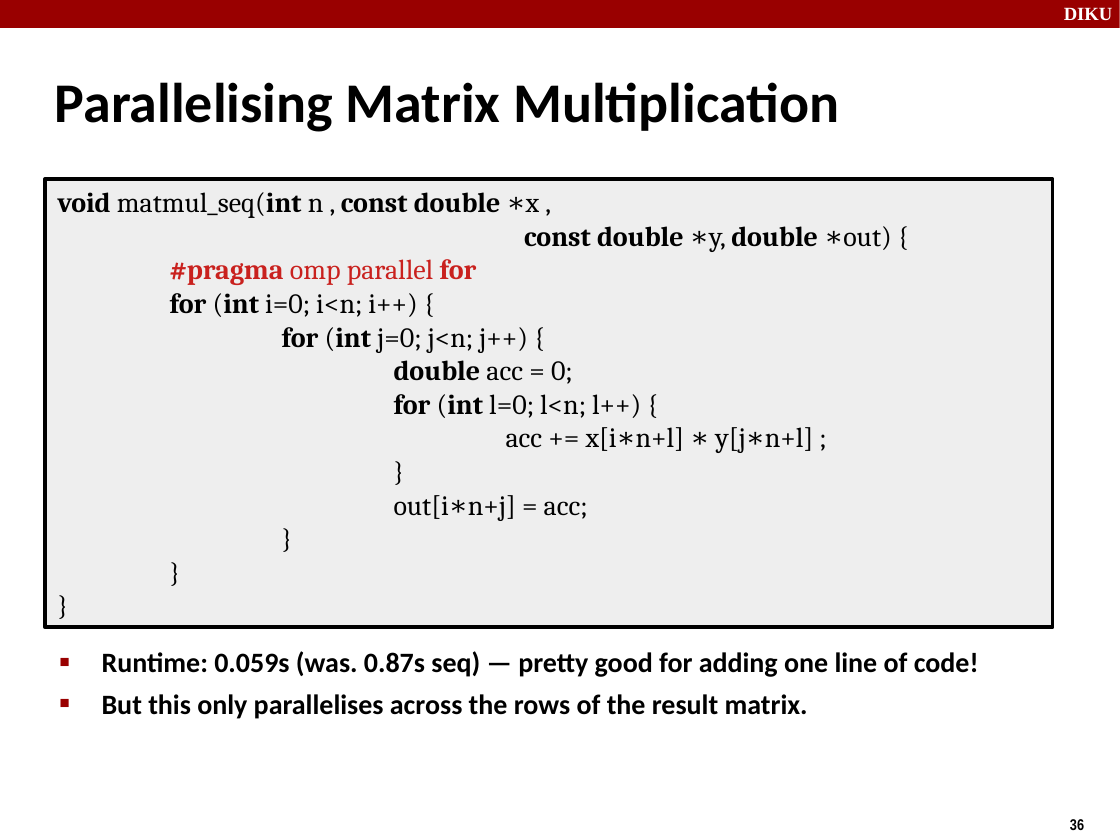
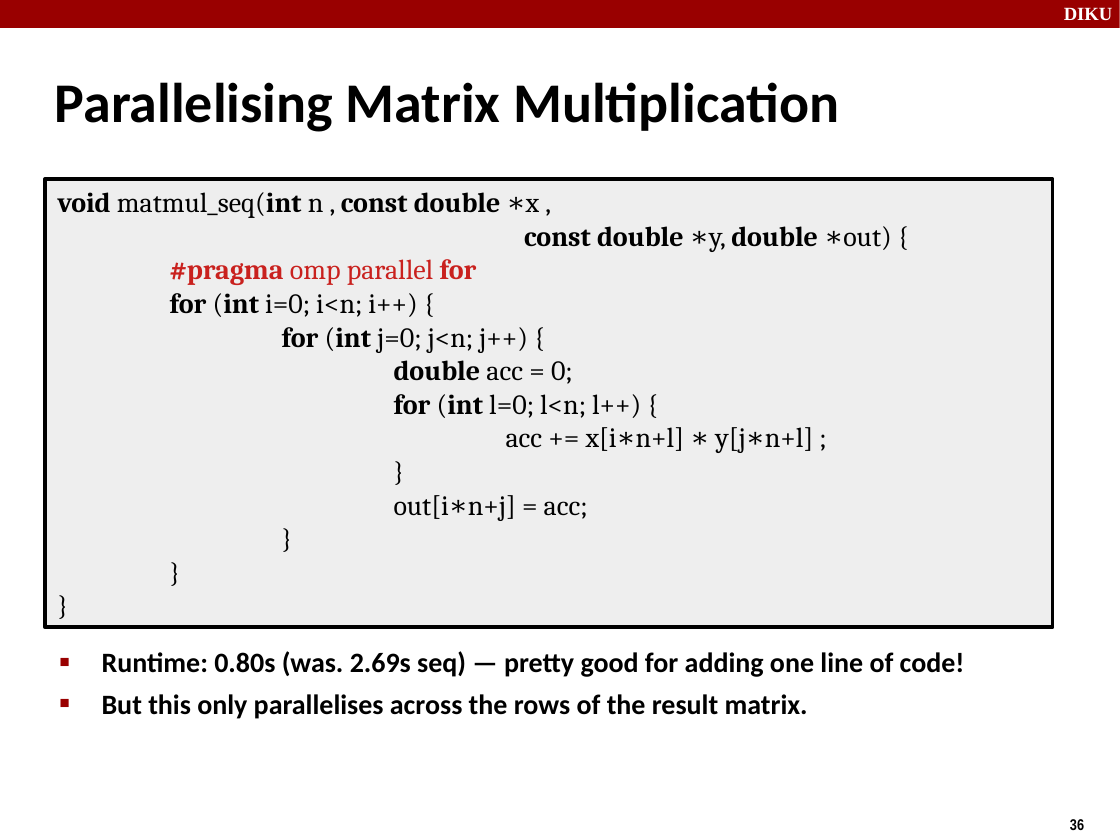
Before and after one commit to diku-dk/hpps-e2021-pub, a slide deck: slide 36 of material/6-l-2/concurrent programming I.odp. Drawn at 1120x840 pixels with LibreOffice and Linux fonts; fonts in the diff are those of the drawing. Boxes give left, top, right and bottom in pixels: in the first picture for what was removed or moved away, otherwise in the second. Text is boxed around its words. In the diff, an @@ line names an element or a change of style, - is before the commit and + after.

```diff
--- a/material/6-l-2/concurrent programming I.odp
+++ b/material/6-l-2/concurrent programming I.odp
@@ text at (102,651,965,677): text changed @@
-■ Runtime: 0.059s (was. 0.87s seq) — pretty good for adding one line of code!
+■ Runtime: 0.80s (was. 2.69s seq) — pretty good for adding one line of code!
```
Also in this commit, not shown: 3 other slides changed, 1 slide added, 2 other files.
